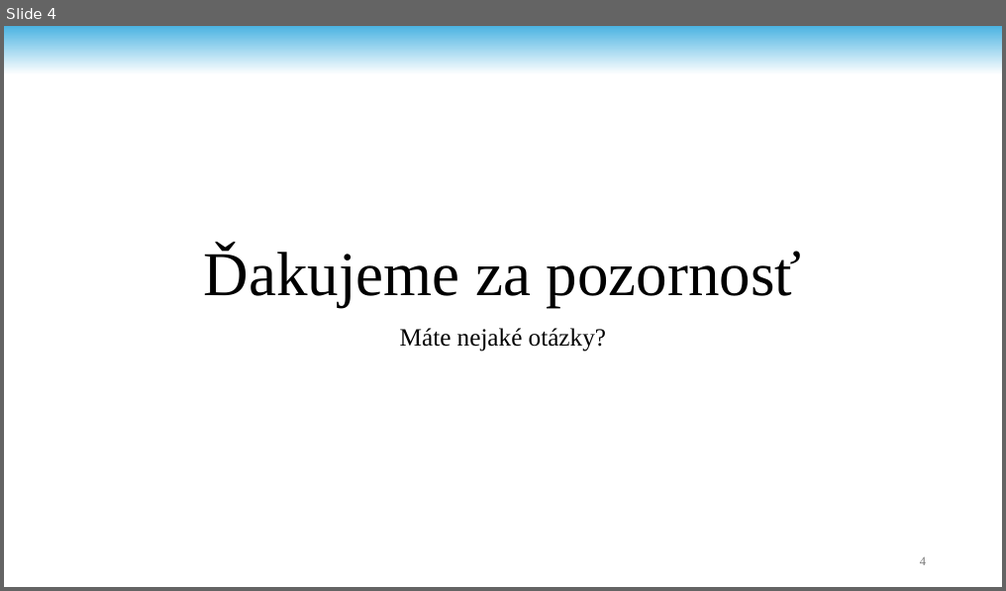
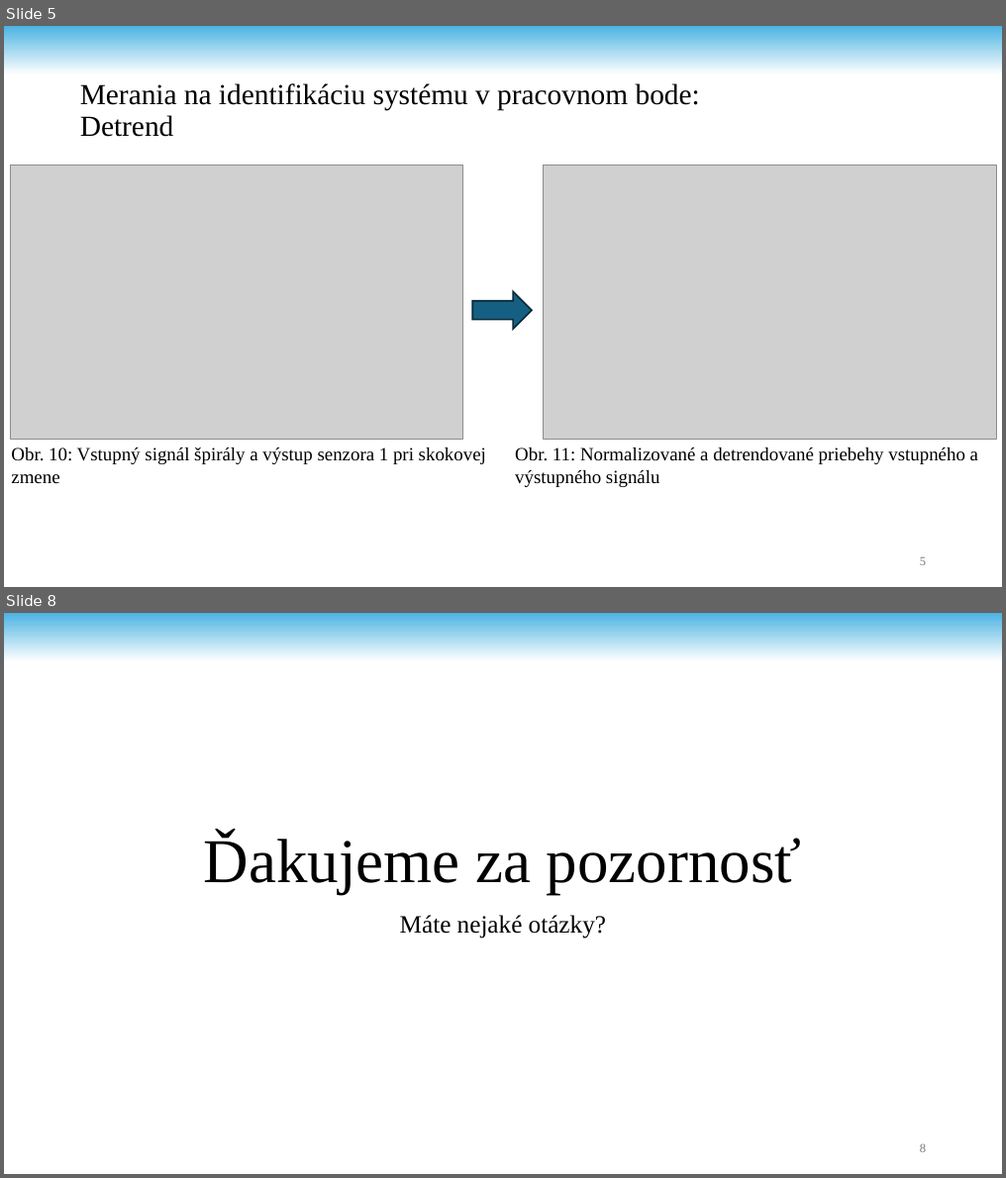
Before and after one commit to andrii-stoliar/DP-Stoliar, a slide deck: PREZ.pptx. Shown one above the other, each under a label of ours: slide 4 before the commit, slides 5 and 8 after it; the slides between them are not shown. The pictures are 1006x591 and 1006x1178 pixels, drawn with LibreOffice and Linux fonts; fonts in the diff are those of the drawing; grey boxes stand for pictures; background and template pictures are left out. Boxes give left, top, right and bottom in pixels: in the first picture for what was removed or moved away, otherwise in the second. Text is boxed around its words. In the diff, an @@ line names an element or a change of style, - is before the commit and + after.

```diff
--- a/PREZ.pptx
+++ b/PREZ.pptx
@@ slide 5 added at (4,26,1002,587), background #FFFFFF; not listed: 1 template element that a slide beside it also shows @@
@@ title added at (80,83,700,137), 28 pt, text #000000 @@
+Merania na identifikáciu systému v pracovnom bode:
+Detrend
@@ picture added at (10,166,463,439) @@
@@ picture added at (543,166,996,439) @@
@@ right arrow added at (472,291,532,329), fill #156082, outline #092A39 1.5 pt @@
@@ text added at (11,448,486,484), 18 pt, text #000000 @@
+Obr. 10: Vstupný signál špirály a výstup senzora 1 pri skokovej zmene
@@ text added at (515,448,978,487), 18 pt, text #000000 @@
+Obr. 11: Normalizované a detrendované priebehy vstupného a výstupného signálu
@@ page number added at (920,558,926,566), 12 pt, text #797979 @@
+5
@@ what was slide 4 is now slide 8 @@
@@ page number at (920,1145,926,1153): text changed @@
-4
+8
```
Also in this commit, not shown: 1 slide changed, 5 other slides added, 2 slides removed.
